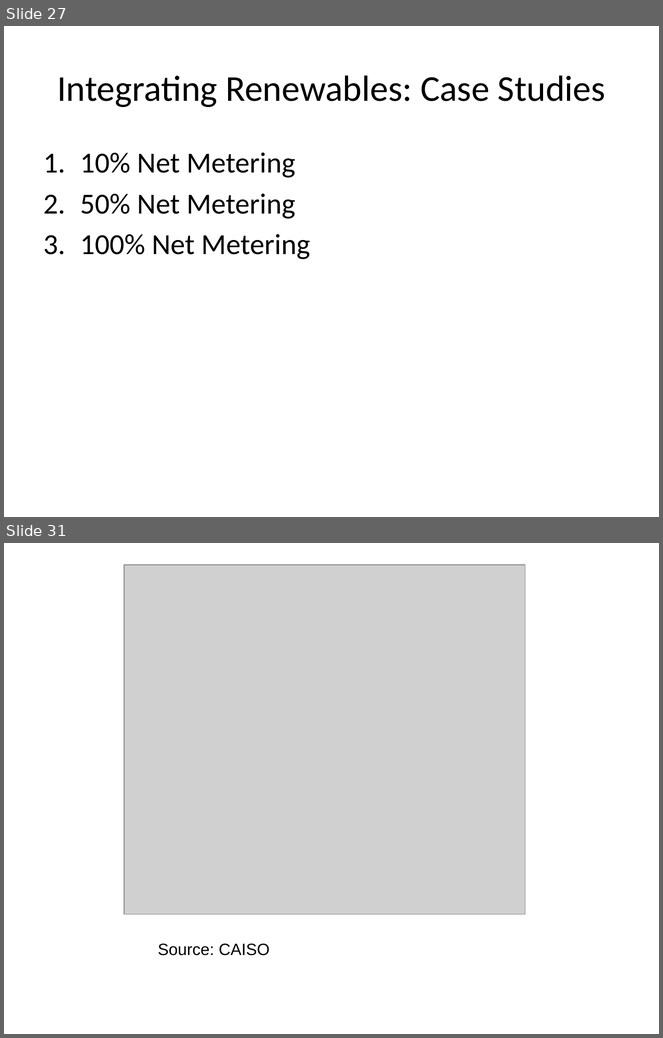
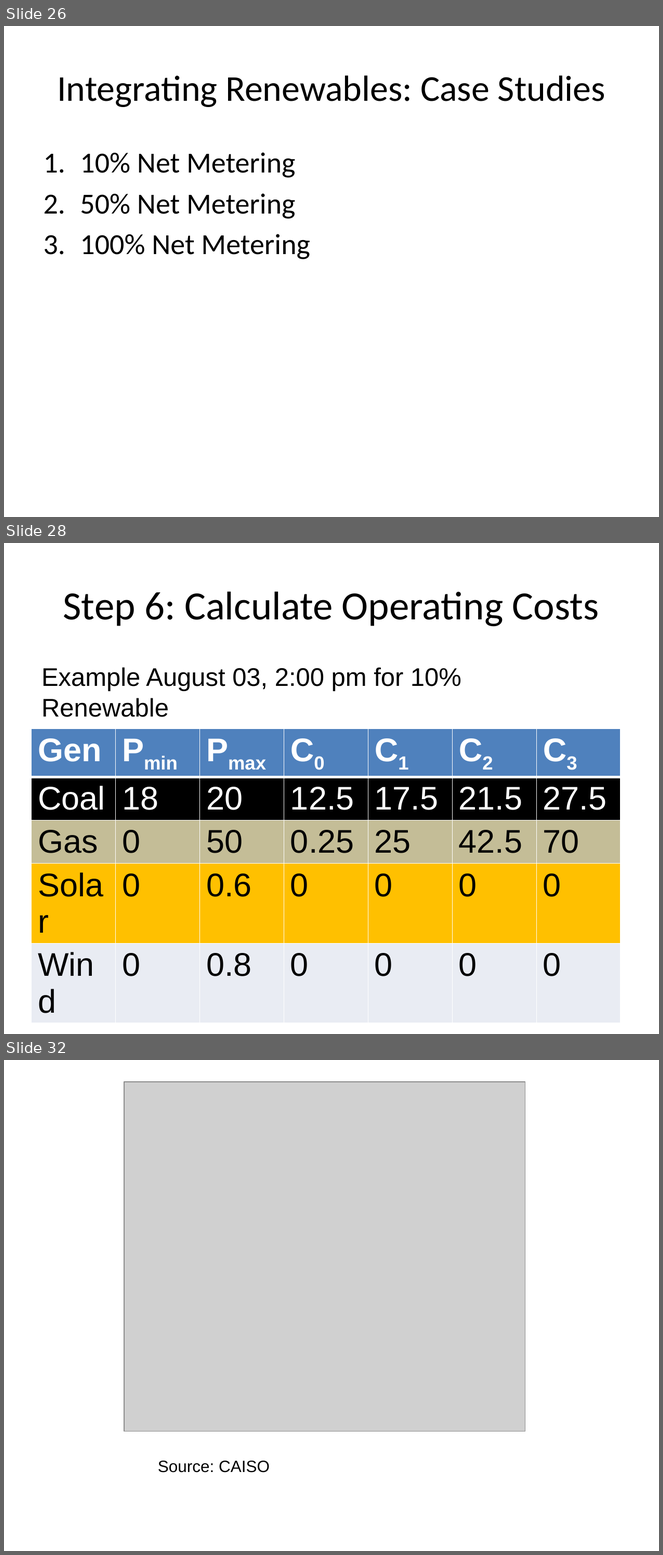
Before and after one commit to akantamn/EE5230-Project, a slide deck: Presentation/EE-Project-Presentation.pptx. Shown one above the other, each under a label of ours: slides 27 and 31 before the commit, slides 26, 28 and 32 after it; the slides between them are not shown. The pictures are 663x1038 and 663x1555 pixels, drawn with LibreOffice and Linux fonts; fonts in the diff are those of the drawing; grey boxes stand for pictures; background and template pictures are left out. Boxes give left, top, right and bottom in pixels: in the first picture for what was removed or moved away, otherwise in the second. Text is boxed around its words. In the diff, an @@ line names an element or a change of style, - is before the commit and + after.

```diff
--- a/Presentation/EE-Project-Presentation.pptx
+++ b/Presentation/EE-Project-Presentation.pptx
@@ slide 28 added at <box>4,543,659,1034</box>, background picture (left out) @@
@@ title added at <box>63,591,599,627</box>, 44 pt, text #000000 @@
+Step 6: Calculate Operating Costs
@@ text added at <box>41,667,462,717</box>, 28 pt, text #000000 @@
+Example August 03, 2:00 pm for 10% Renewable
@@ table added at <box>32,729,623,979</box>, 5 rows, 7 columns @@
+Gen | Pmin | Pmax | C0 | C1 | C2 | C3
+Coal | 18 | 20 | 12.5 | 17.5 | 21.5 | 27.5
+Gas | 0 | 50 | 0.25 | 25 | 42.5 | 70
+Solar | 0 | 0.6 | 0 | 0 | 0 | 0
+Wind | 0 | 0.8 | 0 | 0 | 0 | 0
@@ what was slide 27 is now slide 26 @@
@@ what was slide 31 is now slide 32 @@
```
Also in this commit, not shown: 7 slides changed, 1 other slide added, 2 slides removed.
